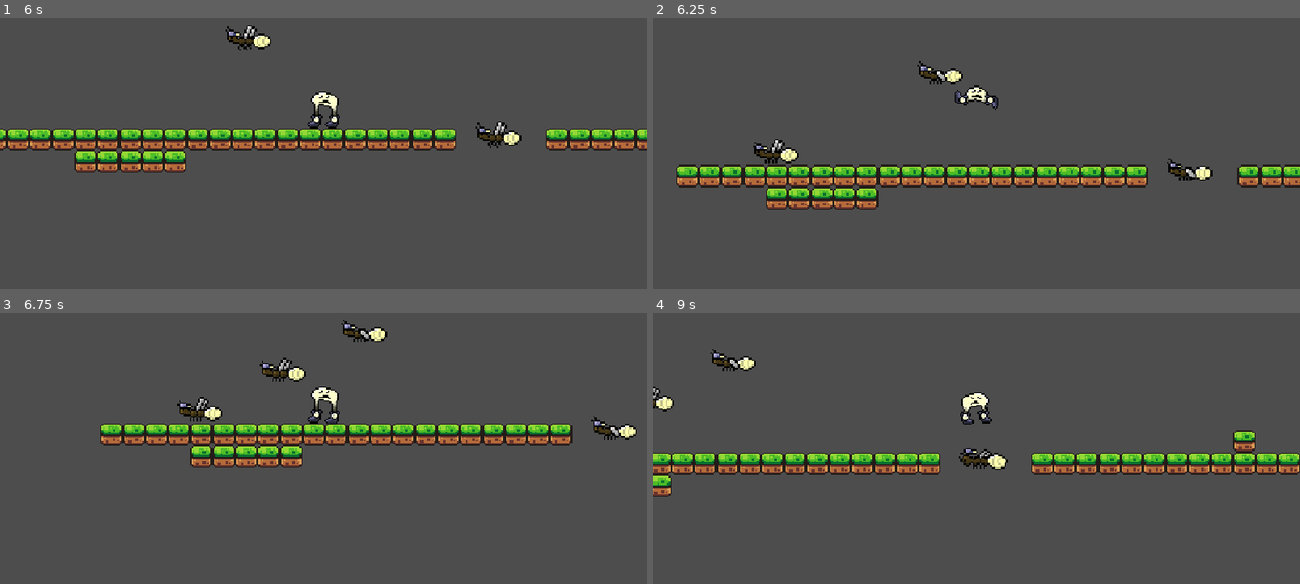
Above: before the commit, frames 1-4 (two rows, left to right).
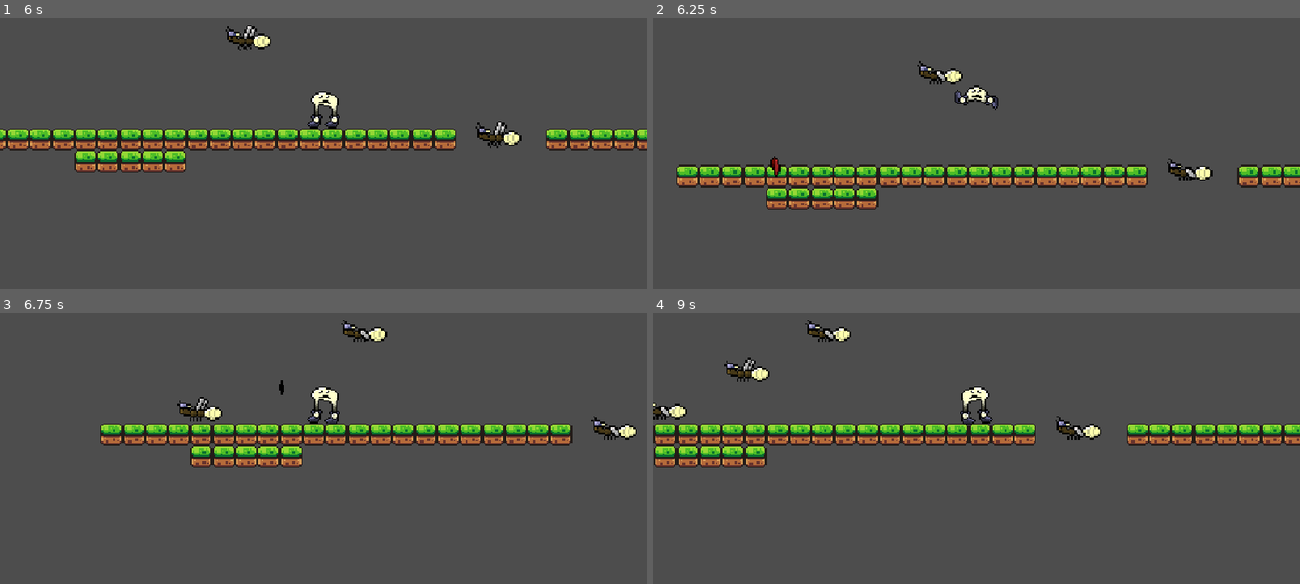
Above: after the commit, the same moments.

Repository: menlojacob/MoonShoesGame
Game: Godot game, scene res://Scenes/test_level.tscn
The game is run twice, just before and just after one commit, with the same random seed, the same clock (stepped at 60 frames per second) and the same inputs. This scene is started directly instead of the project's main scene.
Inputs:
- Up to frame 1 (6 s): hold Right (move_right) 0.53-2.03 s; tap Shift (Dash) every 1.5 s from 0.6 to 5.1 s; tap Space (jump) at 0.77, 1.52, 3.02, 3.77, 4.52 s; tap S (ground_pound) every 1.5 s from 1.35 to 5.85 s; hold Left (move_left) 2.03-2.78 s; hold Right (move_right) 2.78-4.28 s; hold Left (move_left) 4.28-5.03 s; hold Right (move_right) 5.03-5.78 s; hold Left (move_left) from 5.78 s (still down)
- Up to frame 2 (6.25 s): keep holding Left (move_left); tap Space (jump) at 6.02 s
- Up to frame 3 (6.75 s): keep holding Left (move_left); tap Shift (Dash) at 6.6 s
- Up to frame 4 (9 s): tap Space (jump) at 6.77, 7.52 s; release Left (move_left) at 7.28 s; hold Right (move_right) from 7.28 s (still down); tap S (ground_pound) at 7.35, 8.85 s; tap Shift (Dash) at 8.1 s

Frame 1 is identical in both runs. In frame 2, 0.4% of the frame differs, in the area x 15-23%, y 44-59%; in frame 3, 0.4%; in frame 4, 16%, in the area x 0-100%, y 2-68%.

Commit message:
respawn animations!

Diff:
--- a/Scenes/asteroid_enemy.tscn
+++ b/Scenes/asteroid_enemy.tscn
@@ -70,6 +70,38 @@
 [sub_resource type="AtlasTexture" id="AtlasTexture_noadn"]
 atlas = ExtResource("3_lec5p")
 region = Rect2(96, 32, 32, 32)
+
+[sub_resource type="AtlasTexture" id="AtlasTexture_bqtkh"]
+atlas = ExtResource("3_lec5p")
+region = Rect2(96, 96, 32, 32)
+
+[sub_resource type="AtlasTexture" id="AtlasTexture_gi8xw"]
+atlas = ExtResource("3_lec5p")
+region = Rect2(64, 96, 32, 32)
+
+[sub_resource type="AtlasTexture" id="AtlasTexture_mnel0"]
+atlas = ExtResource("3_lec5p")
+region = Rect2(32, 96, 32, 32)
+
+[sub_resource type="AtlasTexture" id="AtlasTexture_fhnkx"]
+atlas = ExtResource("3_lec5p")
+region = Rect2(0, 96, 32, 32)
+
+[sub_resource type="AtlasTexture" id="AtlasTexture_5e5mb"]
+atlas = ExtResource("3_lec5p")
+region = Rect2(96, 64, 32, 32)
+
+[sub_resource type="AtlasTexture" id="AtlasTexture_jf2e5"]
+atlas = ExtResource("3_lec5p")
+region = Rect2(64, 64, 32, 32)
+
+[sub_resource type="AtlasTexture" id="AtlasTexture_qxev2"]
+atlas = ExtResource("3_lec5p")
+region = Rect2(32, 64, 32, 32)
+
+[sub_resource type="AtlasTexture" id="AtlasTexture_s6g1k"]
+atlas = ExtResource("3_lec5p")
+region = Rect2(0, 0, 32, 32)
 
 [sub_resource type="SpriteFrames" id="SpriteFrames_c8kw3"]
 animations = [{
@@ -130,6 +162,35 @@
 "loop": 1,
 "name": &"idle",
 "speed": 7.0
+}, {
+"frames": [{
+"duration": 1.0,
+"texture": SubResource("AtlasTexture_bqtkh")
+}, {
+"duration": 1.0,
+"texture": SubResource("AtlasTexture_gi8xw")
+}, {
+"duration": 1.0,
+"texture": SubResource("AtlasTexture_mnel0")
+}, {
+"duration": 1.0,
+"texture": SubResource("AtlasTexture_fhnkx")
+}, {
+"duration": 1.0,
+"texture": SubResource("AtlasTexture_5e5mb")
+}, {
+"duration": 1.0,
+"texture": SubResource("AtlasTexture_jf2e5")
+}, {
+"duration": 1.0,
+"texture": SubResource("AtlasTexture_qxev2")
+}, {
+"duration": 1.0,
+"texture": SubResource("AtlasTexture_s6g1k")
+}],
+"loop": 0,
+"name": &"respawn",
+"speed": 12.0
 }]
 
 [node name="AsteroidEnemy" type="CharacterBody2D" unique_id=524003780]
@@ -146,7 +207,7 @@
 [node name="Sprite" type="AnimatedSprite2D" parent="." unique_id=1581293770]
 scale = Vector2(1.75, 1.75)
 sprite_frames = SubResource("SpriteFrames_c8kw3")
-animation = &"death"
+animation = &"respawn"
 autoplay = "idle"
 frame = 7
 frame_progress = 1.0
--- a/Scenes/character.tscn
+++ b/Scenes/character.tscn
@@ -66,6 +66,10 @@
 atlas = ExtResource("4_ejsiy")
 region = Rect2(64, 32, 32, 32)
 
+[sub_resource type="AtlasTexture" id="AtlasTexture_nu2q0"]
+atlas = ExtResource("1_ushfy")
+region = Rect2(32, 0, 32, 32)
+
 [sub_resource type="AtlasTexture" id="AtlasTexture_owm7s"]
 atlas = ExtResource("1_ushfy")
 region = Rect2(32, 160, 32, 32)
@@ -193,6 +197,42 @@
 [sub_resource type="AtlasTexture" id="AtlasTexture_xqg7f"]
 atlas = ExtResource("2_ejsiy")
 region = Rect2(32, 64, 32, 32)
+
+[sub_resource type="AtlasTexture" id="AtlasTexture_wop2g"]
+atlas = ExtResource("1_ushfy")
+region = Rect2(64, 192, 32, 32)
+
+[sub_resource type="AtlasTexture" id="AtlasTexture_mup15"]
+atlas = ExtResource("1_ushfy")
+region = Rect2(32, 192, 32, 32)
+
+[sub_resource type="AtlasTexture" id="AtlasTexture_0hu16"]
+atlas = ExtResource("1_ushfy")
+region = Rect2(0, 192, 32, 32)
+
+[sub_resource type="AtlasTexture" id="AtlasTexture_22jqy"]
+atlas = ExtResource("1_ushfy")
+region = Rect2(192, 160, 32, 32)
+
+[sub_resource type="AtlasTexture" id="AtlasTexture_ws7yy"]
+atlas = ExtResource("1_ushfy")
+region = Rect2(160, 160, 32, 32)
+
+[sub_resource type="AtlasTexture" id="AtlasTexture_bow7x"]
+atlas = ExtResource("1_ushfy")
+region = Rect2(128, 160, 32, 32)
+
+[sub_resource type="AtlasTexture" id="AtlasTexture_xtnjs"]
+atlas = ExtResource("1_ushfy")
+region = Rect2(96, 160, 32, 32)
+
+[sub_resource type="AtlasTexture" id="AtlasTexture_dssvl"]
+atlas = ExtResource("1_ushfy")
+region = Rect2(64, 160, 32, 32)
+
+[sub_resource type="AtlasTexture" id="AtlasTexture_74vub"]
+atlas = ExtResource("1_ushfy")
+region = Rect2(32, 160, 32, 32)
 
 [sub_resource type="AtlasTexture" id="AtlasTexture_bagv5"]
 atlas = ExtResource("1_ushfy")
@@ -278,6 +318,9 @@
 }, {
 "duration": 1.0,
 "texture": SubResource("AtlasTexture_ha0n0")
+}, {
+"duration": 1.0,
+"texture": SubResource("AtlasTexture_nu2q0")
 }],
 "loop": 0,
 "name": &"dash",
@@ -403,6 +446,38 @@
 "loop": 0,
 "name": &"jump",
 "speed": 24.0
+}, {
+"frames": [{
+"duration": 1.0,
+"texture": SubResource("AtlasTexture_wop2g")
+}, {
+"duration": 1.0,
+"texture": SubResource("AtlasTexture_mup15")
+}, {
+"duration": 1.0,
+"texture": SubResource("AtlasTexture_0hu16")
+}, {
+"duration": 1.0,
+"texture": SubResource("AtlasTexture_22jqy")
+}, {
+"duration": 1.0,
+"texture": SubResource("AtlasTexture_ws7yy")
+}, {
+"duration": 1.0,
+"texture": SubResource("AtlasTexture_bow7x")
+}, {
+"duration": 1.0,
+"texture": SubResource("AtlasTexture_xtnjs")
+}, {
+"duration": 1.0,
+"texture": SubResource("AtlasTexture_dssvl")
+}, {
+"duration": 1.0,
+"texture": SubResource("AtlasTexture_74vub")
+}],
+"loop": 0,
+"name": &"respawn",
+"speed": 15.0
 }, {
 "frames": [{
 "duration": 1.0,
@@ -446,8 +521,10 @@
 
 [node name="Sprite" type="AnimatedSprite2D" parent="." unique_id=2084453634]
 sprite_frames = SubResource("SpriteFrames_c8kw3")
-animation = &"groundpound_a"
+animation = &"respawn"
 autoplay = "idle"
+frame = 8
+frame_progress = 1.0
 
 [node name="AnimationPlayer" type="AnimationPlayer" parent="Sprite" unique_id=1212945588]
 
--- a/Scenes/firefly_enemy.tscn
+++ b/Scenes/firefly_enemy.tscn
@@ -59,6 +59,38 @@
 atlas = ExtResource("3_i657n")
 region = Rect2(480, 0, 160, 160)
 
+[sub_resource type="AtlasTexture" id="AtlasTexture_t7if0"]
+atlas = ExtResource("3_i657n")
+region = Rect2(0, 480, 160, 160)
+
+[sub_resource type="AtlasTexture" id="AtlasTexture_xpec1"]
+atlas = ExtResource("3_i657n")
+region = Rect2(480, 320, 160, 160)
+
+[sub_resource type="AtlasTexture" id="AtlasTexture_envfy"]
+atlas = ExtResource("3_i657n")
+region = Rect2(320, 320, 160, 160)
+
+[sub_resource type="AtlasTexture" id="AtlasTexture_ty032"]
+atlas = ExtResource("3_i657n")
+region = Rect2(160, 320, 160, 160)
+
+[sub_resource type="AtlasTexture" id="AtlasTexture_blori"]
+atlas = ExtResource("3_i657n")
+region = Rect2(0, 320, 160, 160)
+
+[sub_resource type="AtlasTexture" id="AtlasTexture_qwxfi"]
+atlas = ExtResource("3_i657n")
+region = Rect2(480, 160, 160, 160)
+
+[sub_resource type="AtlasTexture" id="AtlasTexture_jdkeu"]
+atlas = ExtResource("3_i657n")
+region = Rect2(320, 160, 160, 160)
+
+[sub_resource type="AtlasTexture" id="AtlasTexture_x6x08"]
+atlas = ExtResource("3_i657n")
+region = Rect2(160, 160, 160, 160)
+
 [sub_resource type="SpriteFrames" id="SpriteFrames_c8kw3"]
 animations = [{
 "frames": [{
@@ -109,6 +141,35 @@
 "loop": 1,
 "name": &"idle",
 "speed": 7.0
+}, {
+"frames": [{
+"duration": 1.0,
+"texture": SubResource("AtlasTexture_t7if0")
+}, {
+"duration": 1.0,
+"texture": SubResource("AtlasTexture_xpec1")
+}, {
+"duration": 1.0,
+"texture": SubResource("AtlasTexture_envfy")
+}, {
+"duration": 1.0,
+"texture": SubResource("AtlasTexture_ty032")
+}, {
+"duration": 1.0,
+"texture": SubResource("AtlasTexture_blori")
+}, {
+"duration": 1.0,
+"texture": SubResource("AtlasTexture_qwxfi")
+}, {
+"duration": 1.0,
+"texture": SubResource("AtlasTexture_jdkeu")
+}, {
+"duration": 1.0,
+"texture": SubResource("AtlasTexture_x6x08")
+}],
+"loop": 0,
+"name": &"respawn",
+"speed": 15.0
 }]
 
 [node name="FireflyEnemy" type="CharacterBody2D" unique_id=1673018747]
@@ -125,8 +186,10 @@
 [node name="Sprite" type="AnimatedSprite2D" parent="." unique_id=304558962]
 scale = Vector2(0.25, 0.25)
 sprite_frames = SubResource("SpriteFrames_c8kw3")
-animation = &"idle"
+animation = &"respawn"
 autoplay = "idle"
+frame = 7
+frame_progress = 1.0
 
 [node name="AnimationPlayer" type="AnimationPlayer" parent="Sprite" unique_id=509622045]
 
--- a/Scenes/star_enemy.tscn
+++ b/Scenes/star_enemy.tscn
@@ -135,6 +135,58 @@
 [sub_resource type="AtlasTexture" id="AtlasTexture_osjoj"]
 atlas = ExtResource("3_foqnp")
 region = Rect2(96, 32, 32, 32)
+
+[sub_resource type="AtlasTexture" id="AtlasTexture_ewx12"]
+atlas = ExtResource("3_foqnp")
+region = Rect2(32, 160, 32, 32)
+
+[sub_resource type="AtlasTexture" id="AtlasTexture_hqob5"]
+atlas = ExtResource("3_foqnp")
+region = Rect2(0, 160, 32, 32)
+
+[sub_resource type="AtlasTexture" id="AtlasTexture_kygma"]
+atlas = ExtResource("3_foqnp")
+region = Rect2(160, 128, 32, 32)
+
+[sub_resource type="AtlasTexture" id="AtlasTexture_crhic"]
+atlas = ExtResource("3_foqnp")
+region = Rect2(128, 128, 32, 32)
+
+[sub_resource type="AtlasTexture" id="AtlasTexture_mniew"]
+atlas = ExtResource("3_foqnp")
+region = Rect2(96, 128, 32, 32)
+
+[sub_resource type="AtlasTexture" id="AtlasTexture_lr64h"]
+atlas = ExtResource("3_foqnp")
+region = Rect2(64, 128, 32, 32)
+
+[sub_resource type="AtlasTexture" id="AtlasTexture_7iwxn"]
+atlas = ExtResource("3_foqnp")
+region = Rect2(32, 128, 32, 32)
+
+[sub_resource type="AtlasTexture" id="AtlasTexture_rvil7"]
+atlas = ExtResource("3_foqnp")
+region = Rect2(0, 128, 32, 32)
+
+[sub_resource type="AtlasTexture" id="AtlasTexture_oo7c4"]
+atlas = ExtResource("3_foqnp")
+region = Rect2(128, 96, 32, 32)
+
+[sub_resource type="AtlasTexture" id="AtlasTexture_skm6e"]
+atlas = ExtResource("3_foqnp")
+region = Rect2(96, 96, 32, 32)
+
+[sub_resource type="AtlasTexture" id="AtlasTexture_jxhu2"]
+atlas = ExtResource("3_foqnp")
+region = Rect2(64, 96, 32, 32)
+
+[sub_resource type="AtlasTexture" id="AtlasTexture_87dth"]
+atlas = ExtResource("3_foqnp")
+region = Rect2(32, 96, 32, 32)
+
+[sub_resource type="AtlasTexture" id="AtlasTexture_sbvgs"]
+atlas = ExtResource("3_foqnp")
+region = Rect2(0, 96, 32, 32)
 
 [sub_resource type="SpriteFrames" id="SpriteFrames_2cm3o"]
 animations = [{
@@ -248,6 +300,50 @@
 "loop": 1,
 "name": &"move",
 "speed": 10.0
+}, {
+"frames": [{
+"duration": 1.0,
+"texture": SubResource("AtlasTexture_ewx12")
+}, {
+"duration": 1.0,
+"texture": SubResource("AtlasTexture_hqob5")
+}, {
+"duration": 1.0,
+"texture": SubResource("AtlasTexture_kygma")
+}, {
+"duration": 1.0,
+"texture": SubResource("AtlasTexture_crhic")
+}, {
+"duration": 1.0,
+"texture": SubResource("AtlasTexture_mniew")
+}, {
+"duration": 1.0,
+"texture": SubResource("AtlasTexture_lr64h")
+}, {
+"duration": 1.0,
+"texture": SubResource("AtlasTexture_7iwxn")
+}, {
+"duration": 1.0,
+"texture": SubResource("AtlasTexture_rvil7")
+}, {
+"duration": 1.0,
+"texture": SubResource("AtlasTexture_oo7c4")
+}, {
+"duration": 1.0,
+"texture": SubResource("AtlasTexture_skm6e")
+}, {
+"duration": 1.0,
+"texture": SubResource("AtlasTexture_jxhu2")
+}, {
+"duration": 1.0,
+"texture": SubResource("AtlasTexture_87dth")
+}, {
+"duration": 1.0,
+"texture": SubResource("AtlasTexture_sbvgs")
+}],
+"loop": 0,
+"name": &"respawn",
+"speed": 15.0
 }]
 
 [node name="StarEnemy" type="CharacterBody2D" unique_id=29101376]
@@ -263,8 +359,9 @@
 
 [node name="EnemySprite" parent="." unique_id=509586205 instance=ExtResource("2_foqnp")]
 sprite_frames = SubResource("SpriteFrames_2cm3o")
-animation = &"move"
+animation = &"respawn"
 autoplay = "idle"
-frame_progress = 0.052353594
+frame = 12
+frame_progress = 1.0
 
 [node name="AnimationPlayer" type="AnimationPlayer" parent="EnemySprite" unique_id=716743832]
--- a/Scripts/asteroid_enemy.gd
+++ b/Scripts/asteroid_enemy.gd
@@ -1,6 +1,7 @@
 extends CharacterBody2D
 
 @onready var sprite: AnimatedSprite2D = $Sprite
+@onready var enemy_controller: Node = $EnemyController
 
 func _on_enemy_controller_on_jumped_on() -> void:
 	#this enemy turns red for a second when you jump on it
@@ -15,4 +16,7 @@
 
 func _on_enemy_controller_respawned() -> void:
 	sprite.show()
+	if(!enemy_controller.is_alive()):
+		sprite.play("respawn")
+		await sprite.animation_finished
 	sprite.play("idle")
--- a/Scripts/character_controller.gd
+++ b/Scripts/character_controller.gd
@@ -138,6 +138,10 @@
 
 	character.global_position = GameManager.respawn_point
 	character.move_and_slide()
+
+	sprite.play("respawn")
+	await sprite.animation_finished
+
 	setAlive(true)
 
 	get_tree().call_group("EnemyController","respawn")
--- a/Scripts/enemy_controller.gd
+++ b/Scripts/enemy_controller.gd
@@ -21,10 +21,10 @@
 	health = maxHealth #exported var only readable on _ready
 
 func respawn():
+	respawned.emit()
+
 	alive = true
 	health = maxHealth #reset health to max
-
-	respawned.emit()
 
 	cancelRespawnTimer()
 
--- a/Scripts/firefly_enemy.gd
+++ b/Scripts/firefly_enemy.gd
@@ -1,6 +1,7 @@
 extends CharacterBody2D
 
 @onready var sprite: AnimatedSprite2D = $Sprite
+@onready var enemy_controller: Node = $EnemyController
 
 func _on_enemy_controller_on_jumped_on() -> void:
 	#this enemy turns red for a second when you jump on it
@@ -10,6 +11,9 @@
 
 func _on_enemy_controller_respawned() -> void:
 	sprite.show()
+	if(!enemy_controller.is_alive()):
+		sprite.play("respawn")
+		await sprite.animation_finished
 	sprite.play("idle")
 
 func _on_enemy_controller_died() -> void:
--- a/Scripts/star_enemy.gd
+++ b/Scripts/star_enemy.gd
@@ -1,6 +1,7 @@
 extends CharacterBody2D
 
 @onready var sprite: AnimatedSprite2D = $Sprite
+@onready var enemy_controller: Node = $EnemyController
 
 func _on_enemy_controller_on_jumped_on() -> void:
 	#this enemy turns red for a second when you jump on it
@@ -10,6 +11,9 @@
 
 func _on_enemy_controller_respawned() -> void:
 	sprite.show()
+	if(!enemy_controller.is_alive()):
+		sprite.play("respawn")
+		await sprite.animation_finished
 	sprite.play("idle")
 
 func _on_enemy_controller_died() -> void:
Not shown, added: Assets/sprites/MoonBackground.png.import
Not shown, added: Assets/sprites/RocketShip.png.import
Not shown, added: Assets/sprites/TheCobbler.png.import
